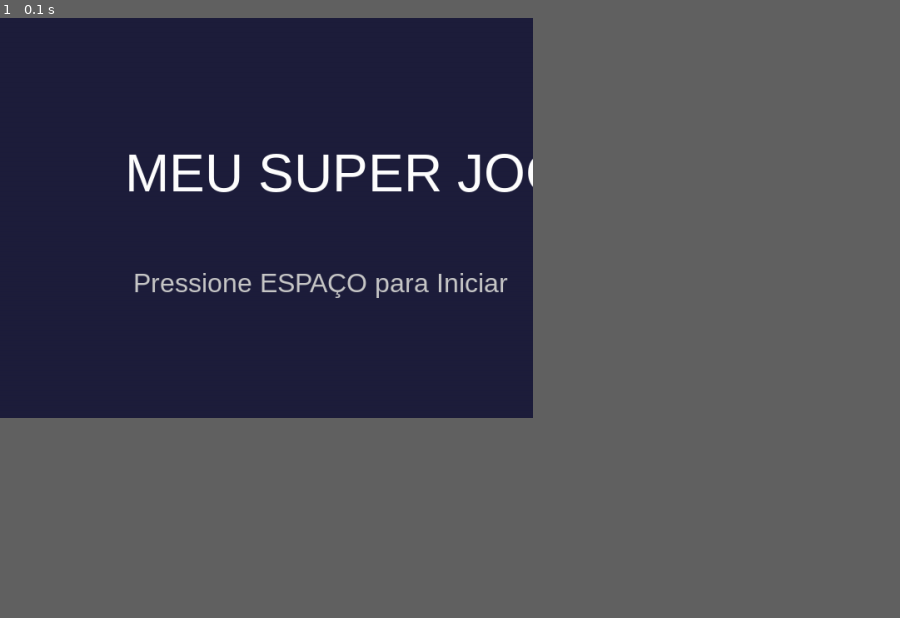
Above: before the commit, frame 1.
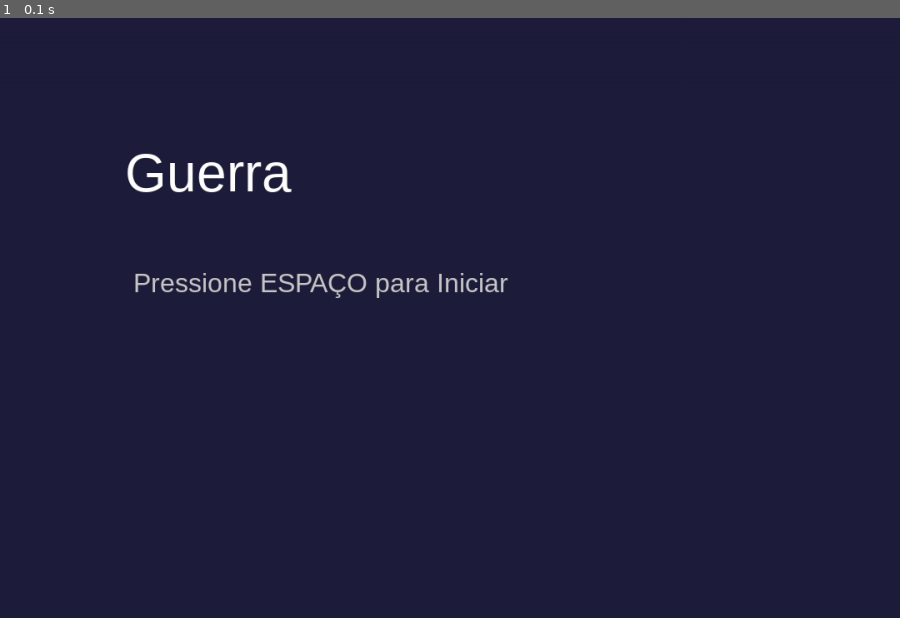
Above: after the commit, the same moment.

Repository: PedrooLino/jogo-topicos-de-computacao
Game: pygame game, started from GameManager.py
The game is run twice, just before and just after one commit, with the same random seed, the same clock (stepped at 60 frames per second) and the same inputs.
Inputs:
- Up to frame 1 (0.1 s): no input
In our replay, the window is 533x400 before the commit and 900x600 after it. These sizes can differ from the game's own. Grey fills any space a smaller window leaves; there, only what the larger window draws over its background counts as a difference.

The runs differ from the first frame. In frame 1, 1.4% of the frame differs, in the area x 14-60%, y 22-47%.

Commit message:
menu+fase

Diff:
--- a/GameManager.py
+++ b/GameManager.py
@@ -4,7 +4,7 @@
 class GameManager:
     def __init__(self):
         pygame.init()
-        self.screen = pygame.display.set_mode((640, 480))
+        self.screen = pygame.display.set_mode((1080, 720), pygame.RESIZABLE)
         self.clock = pygame.time.Clock()
         self.running = True
 
@@ -27,12 +27,12 @@
             # 3. Verifica se a cena quer mudar (Troca de Menu -> Jogo)
             if self.current_scene.next_scene != self.current_scene:
                 self.current_scene = self.current_scene.next_scene
+            self.current_scene.next_scene = self.current_scene
 
-            # 4. Renderiza
             self.current_scene.render(self.screen)
 
             pygame.display.flip()
-            self.clock.tick(60) # Mantém 60 FPS
+            self.clock.tick(60)
 
         pygame.quit()
 
--- /dev/null
+++ b/GameWorld.py
@@ -0,0 +1,33 @@
+import pygame
+from GameScene import GameScene
+
+class GameWorld(GameScene):
+
+    def __init__(self):
+        super().__init__()
+        self.font = pygame.font.SysFont("Arial", 40)
+        self.player_x = 100
+        self.player_y = 300
+        self.speed = 5
+
+    def handle_events(self, events):
+        for event in events:
+            if event.type == pygame.KEYDOWN:
+                if event.key == pygame.K_ESCAPE:
+                    from MainMenu import MainMenu
+                    self.next_scene = MainMenu()
+
+    def update(self):
+        keys = pygame.key.get_pressed()
+
+        if keys[pygame.K_a]:
+            self.player_x -= self.speed
+        if keys[pygame.K_d]:
+            self.player_x += self.speed
+
+    def render(self, screen):
+        screen.fill((20, 120, 20))
+        pygame.draw.rect(screen, (255, 0, 0), (self.player_x, self.player_y, 50, 50))
+
+        text = self.font.render("RUN AND GUN!", True, (255, 255, 255))
+        screen.blit(text, (350, 50))
--- a/MainMenu.py
+++ b/MainMenu.py
@@ -11,18 +11,17 @@
         for event in events:
             if event.type == pygame.KEYDOWN:
                 if event.key == pygame.K_SPACE:
-                    # Aqui dizemos ao Manager para trocar de cena
-                    from GameWorld import GameWorld # Import local para evitar erro circular
+                    from GameWorld import GameWorld
                     self.next_scene = GameWorld()
 
     def update(self):
-        pass # Animações de menu entrariam aqui
+        pass
 
     def render(self, screen):
         screen.fill((30, 30, 60)) # Fundo azul escuro
 
         # Texto do Título
-        title_surf = self.title_font.render("MEU SUPER JOGO", True, (255, 255, 255))
+        title_surf = self.title_font.render("Guerra", True, (255, 255, 255))
         screen.blit(title_surf, (150, 150))
 
         # Instrução
Empty file added: GameWorld1/__init__.py
Empty file added: __init__.py
